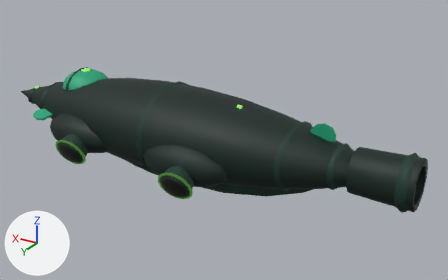
The glTF model docs/concept-art/models/verger-pelagia.glb as it was, and as the next commit left it.
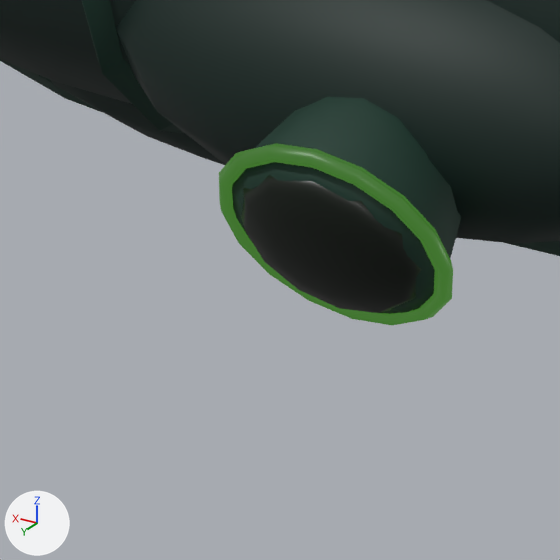
The first picture shows the older version from a 50 mm camera at (-70.6, 101.5, 50.6) aimed at (-7.4, -3.9, -2.1). The close-ups show the older and then the newer version on the part from 28% to 47% of the width and 54% to 84% of the height of that picture. Only the edits that show in the close-ups are written down. Every picture has the same lights, and +X, +Y and +Z are marked at lower left. Where no turn or scale is listed for an object, it has been applied to the vertices.

Objects in the first close-up: 'ballast_bladder_p', 'cargo_lobe_p1', 'growth_ring_2', 'hatch_p1_door', 'hatch_p1_rim', 'hatch_p1_ring', 'keel', 'pod_body'.
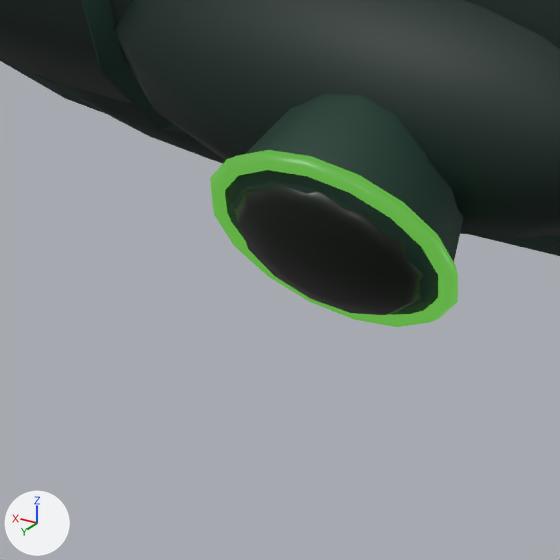
ob_hatch_p1 is not drawn itself; it is the parent of ob_hatch_p1_ring, ob_hatch_p1_rim, ob_hatch_p1_door.

Where the newer file only moved an object's origin or applied its transform, the numbers keep the older frame.

Location of each change, (x1, y1, x2, y2) in pixels of the close-ups (560 x 560 px):
'cargo_lobe_p1', rescaled
    before: (116, 0, 560, 243)
    after: (113, 0, 560, 238)
'hatch_p1_ring', moved, turned, reshaped
    before: (232, 97, 461, 314)
    after: (225, 94, 463, 315)
'hatch_p1_door', moved, turned, rescaled
    before: (241, 175, 421, 313)
    after: (234, 183, 424, 315)
'hatch_p1_rim', surface changed, moved, turned, reshaped
    before: (219, 143, 453, 325)
    after: (210, 150, 458, 327)
'ballast_bladder_p', rescaled
    before: (51, 80, 226, 165)
    after: (52, 81, 226, 163)

What changed in the scene script:
```text
Change mat_bio_vein:
    mat_bio_vein.emission_strength: 0.4 -> 1.0
Add me_mesh_11_1:
    me_mesh_11_1.from_pydata(...)  # 102 vertices, 160 faces; spans x -3.95..3.95, y -3.95..3.95, z -0.29..0.29
    me_mesh_11_1.materials.append(mat_bio_vein)  # black #061206, glowing green #5fae42
Add me_mesh_10_1:
    me_mesh_10_1.from_pydata(...)  # 48 vertices, 60 faces; spans x -3.63..3.63, y -3.65..3.57, z -1.6..2.0
    me_mesh_10_1.materials.append(mat_growth_ridge)  # dark green #14382c
Change ob_cargo_lobe_p1:
    ob_cargo_lobe_p1.scale: (10.5, 5.4, 4.8) -> (10.5, 5.6, 4.5)
Change ob_hatch_p1:
    ob_hatch_p1.location: (-7.5, 13.35, -4.2) -> (-7.5, 13.47, -4.2)
    ob_hatch_p1.rotation_euler: (-2.002, -0.0727, 0.113) -> (-2.074, -0.0736, 0.124)  # degrees (-115, -4.2, 6.5) -> degrees (-119, -4.2, 7.1)
Change ob_hatch_p1_ring:
    ob_hatch_p1_ring: bpy.data.objects.new('hatch_p1_ring', me_mesh_7) -> bpy.data.objects.new('hatch_p1_ring', me_mesh_10_1)
Change ob_hatch_p1_rim:
    ob_hatch_p1_rim: bpy.data.objects.new('hatch_p1_rim', me_mesh_8) -> bpy.data.objects.new('hatch_p1_rim', me_mesh_11_1)
Change ob_hatch_p1_door:
    ob_hatch_p1_door.scale: (2.95, 2.95, 0.885) -> (3.05, 3.05, 0.915)
Change ob_ballast_bladder_p:
    ob_ballast_bladder_p.scale: (11.5, 2.2, 2.3) -> (11.5, 2.1, 2.3)
```
